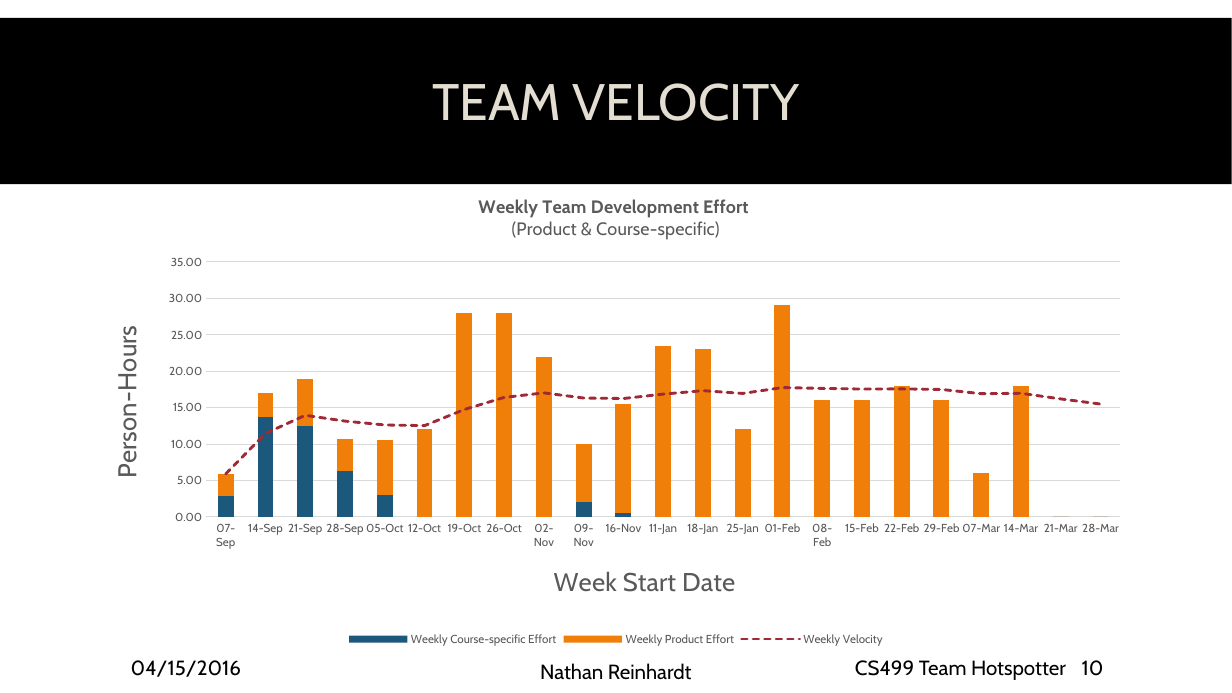
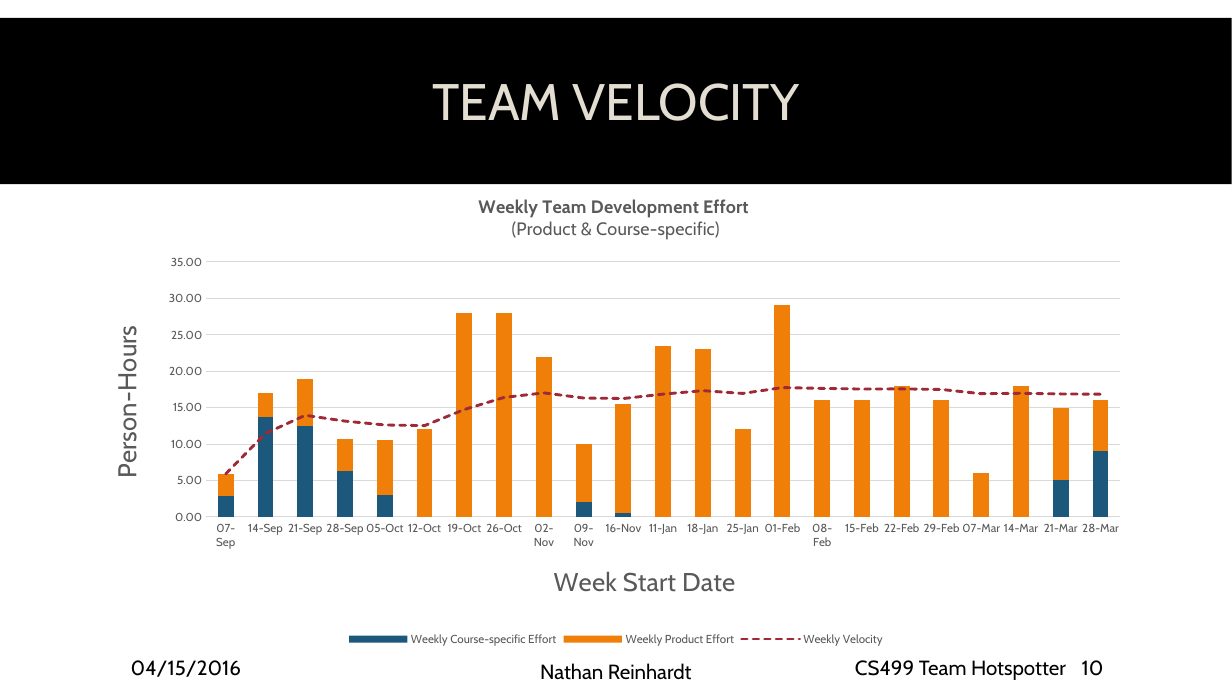
Before and after one commit to spesmit/hotspotter, a slide deck: slide 10 of Documentation/Presentations/CS499 Final Presentation.pptx. Drawn at 1232x693 pixels with LibreOffice and Linux fonts; fonts in the diff are those of the drawing; background and template pictures are left out. Boxes give left, top, right and bottom in pixels: in the first picture for what was removed or moved away, otherwise in the second. Text is boxed around its words. In the diff, an @@ line names an element or a change of style, - is before the commit and + after.

```diff
--- a/Documentation/Presentations/CS499 Final Presentation.pptx
+++ b/Documentation/Presentations/CS499 Final Presentation.pptx
@@ column stacked chart at (91,177,1141,651) @@
@@ Weekly Course-specific Effort, 22: 0 to 5 @@
@@ Weekly Course-specific Effort, 23: 0 to 9 @@
@@ Weekly Product Effort, 22: 0 to 10 @@
@@ Weekly Product Effort, 23: 0 to 7 @@
@@ Weekly Velocity, 22: 16.2 to 16.9 @@
@@ Weekly Velocity, 23: 15.5 to 16.8 @@
```
Also in this commit, not shown: 1 other slide changed, 1 other file.
